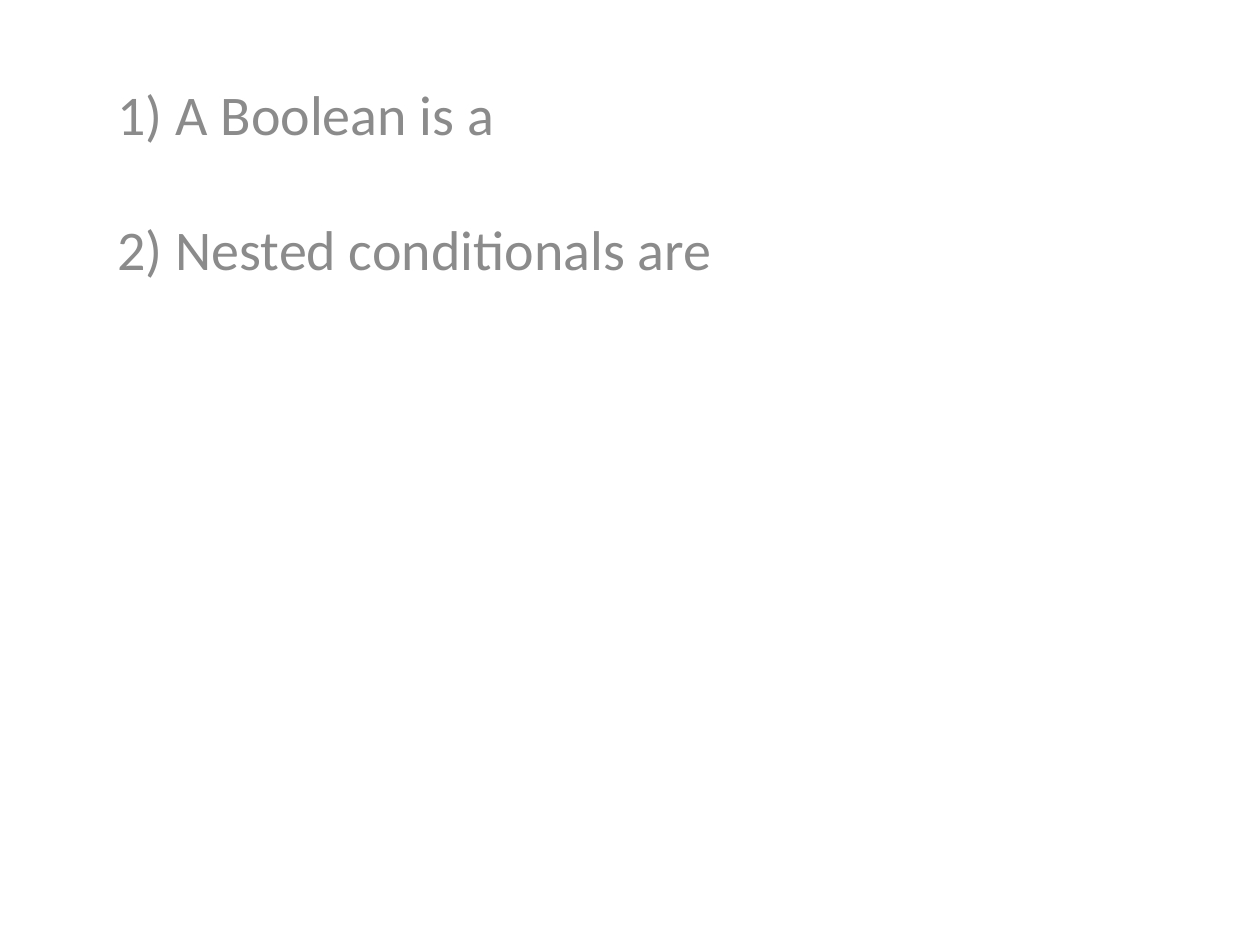
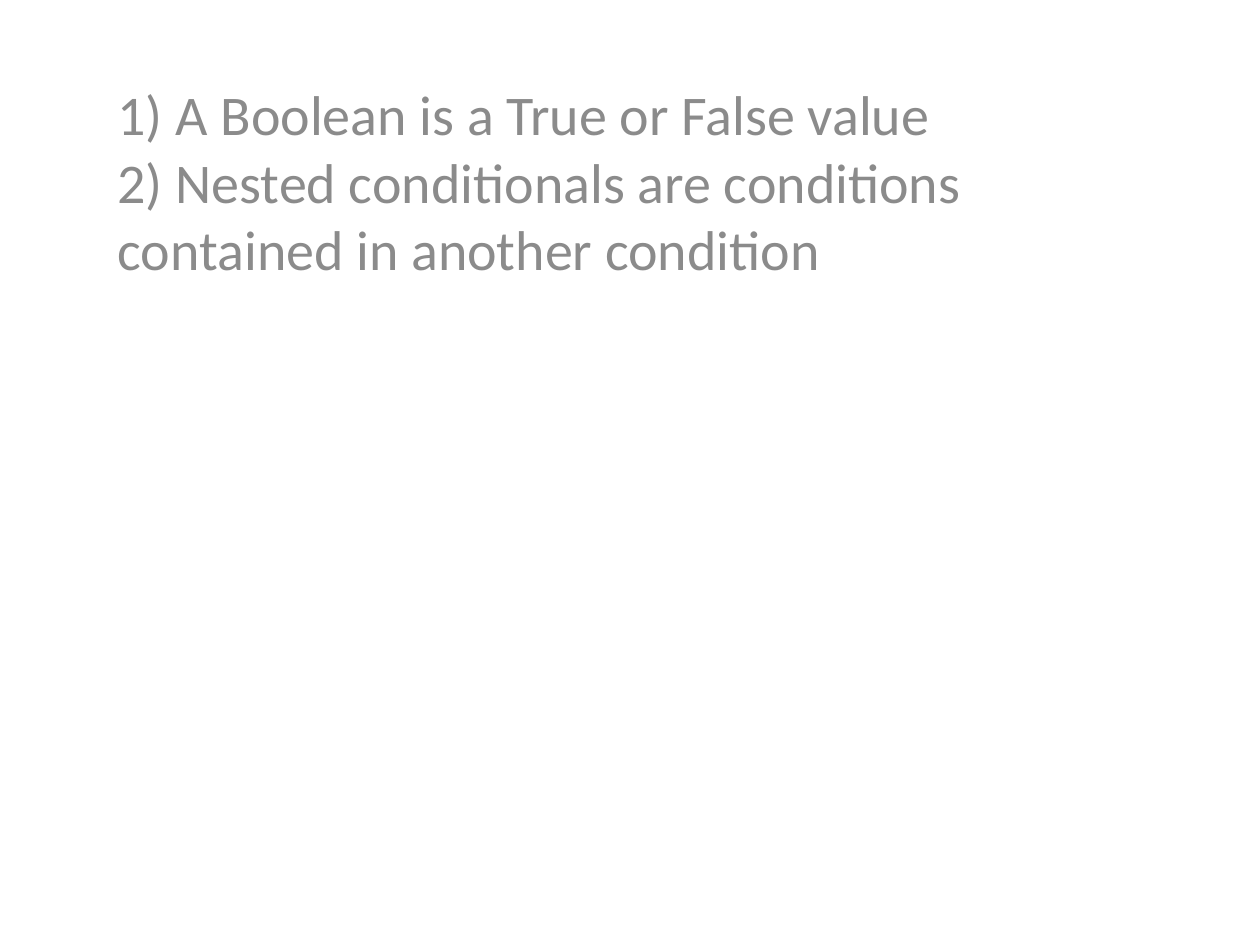
Before and after one commit to andynguyendk/andynguyen_fundamentals_C4E15, a slide deck: slide 1 of Homework2/answer.pptx. Drawn at 1260x945 pixels with LibreOffice and Linux fonts; fonts in the diff are those of the drawing. Boxes give left, top, right and bottom in pixels: in the first picture for what was removed or moved away, otherwise in the second. Text is boxed around its words. In the diff, an @@ line names an element or a change of style, - is before the commit and + after.

```diff
--- a/Homework2/answer.pptx
+++ b/Homework2/answer.pptx
@@ subtitle at box(118, 94, 960, 271): text changed @@
-1) A Boolean is a
-2) Nested conditionals are
+1) A Boolean is a True or False value
+2) Nested conditionals are conditions contained in another condition
```
Also in this commit, not shown: 1 other slide changed, 1 other file.
